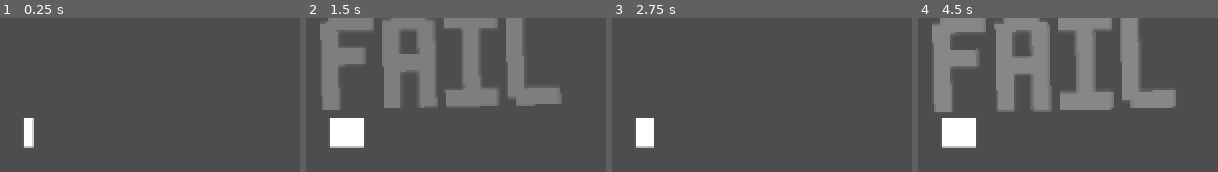
Above: before the commit, frames 1-4 (left to right).
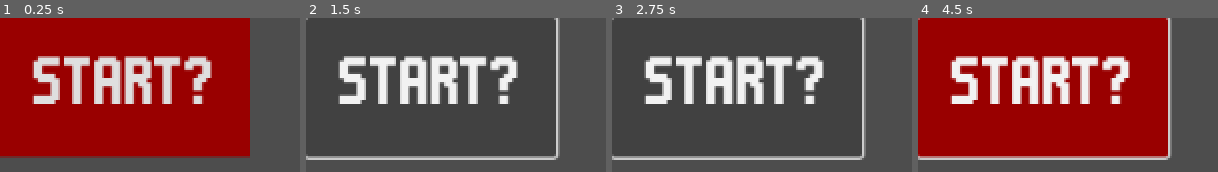
Above: after the commit, the same moments.

Repository: LiranDat/Spitandspell
Game: Godot game, scene res://scenes/main/main.tscn
The game is run twice, just before and just after one commit, with the same random seed, the same clock (stepped at 60 frames per second) and the same inputs.
Inputs (mouse positions are in pixels of both pictures, inside the frame that each line leads up to):
- Up to frame 1 (0.25 s): no input
- Up to frame 2 (1.5 s): click (432, 87) at 0.5 s, where only the run after the commit has a clickable "START?"; click (432, 87) at 1.25 s, where only the run after the commit has a clickable "START?"
- Up to frame 3 (2.75 s): click (738, 87) at 2 s, where only the run after the commit has a clickable "START?"
- Up to frame 4 (4.5 s): tap Enter at 2.75 s; move the mouse to (outside the picture) at 2.77 s; click (outside the picture) at 2.92 s; tap Space at 3.5 s; move the mouse to (outside the picture) at 3.52 s; click (outside the picture) at 3.67 s; move the mouse to (outside the picture) at 4.27 s; click (outside the picture) at 4.42 s

The runs differ from the first frame. In frame 1, 76% of the frame differs, in the area x 0-84%, y 0-91%; in frame 2, 35%; in frame 3, 16%; in frame 4, 78%, in the area x 0-86%, y 0-93%.
Error before the commit: Invalid access of index '0' on a base object of type: 'PackedStringArray'. (res://scenes/lyrics/lyrics.gd:20)

Commit message:
button und ganz viel zeug

Diff:
--- /dev/null
+++ b/scenes/fire/fire.gd
@@ -0,0 +1,9 @@
+extends TextureRect
+
+var timer = 1
+
+func _process(delta: float) -> void:
+	timer -= delta
+	self.modulate.a = timer
+	if timer < 0:
+		self.queue_free()
--- /dev/null
+++ b/scenes/fire/fire.tscn
@@ -0,0 +1,10 @@
+[gd_scene load_steps=3 format=3 uid="uid://im1as87sa4mh"]
+
+[ext_resource type="Texture2D" uid="uid://d3eeaxsrdt2pa" path="res://textures/fire.png" id="1_q881c"]
+[ext_resource type="Script" uid="uid://dv3j0t5415q61" path="res://scenes/fire/fire.gd" id="2_86rjs"]
+
+[node name="fire" type="TextureRect"]
+offset_right = 1152.0
+offset_bottom = 648.0
+texture = ExtResource("1_q881c")
+script = ExtResource("2_86rjs")
--- a/scenes/lyrics/lyrics.gd
+++ b/scenes/lyrics/lyrics.gd
@@ -8,10 +8,11 @@
 var past_word
 var new_score
 var timer = 1
+var fire
 
 # Arrangement
-var words_per_round = 2
-var rounds_per_shop = 2
+var words_per_round = 4
+var rounds_per_shop = 3
 var word_count = 0
 var round_count = 0
 
@@ -22,6 +23,7 @@
 func _ready() -> void:
 	past_word = preload("res://scenes/past_word/past_word.tscn")
 	new_score = preload("res://scenes/new_score/new_score.tscn")
+	fire = preload("res://scenes/fire/fire.tscn")
 
 func score_letter(letter: String) -> int:
 	return abc[letter][0]
@@ -46,6 +48,11 @@
 		add_child(instance1)
 
 		total_sum += current_sum
+
+		if current_sum > 9:
+			$ooh.play()
+			add_child(fire.instantiate())
+
 
 	else:
 		var instance1 = new_score.instantiate()
--- a/scenes/lyrics/lyrics.tscn
+++ b/scenes/lyrics/lyrics.tscn
@@ -1,7 +1,8 @@
-[gd_scene load_steps=3 format=3 uid="uid://cafagrb0vw5pl"]
+[gd_scene load_steps=4 format=3 uid="uid://cafagrb0vw5pl"]
 
 [ext_resource type="Script" uid="uid://ddpr70s8jwaq5" path="res://scenes/lyrics/lyrics.gd" id="1_benk7"]
 [ext_resource type="FontFile" uid="uid://6ybbtdjigu8h" path="res://fonts/m6x11.ttf" id="1_s2xdx"]
+[ext_resource type="AudioStream" uid="uid://cq5daor6swjwj" path="res://sounds/ooh.wav" id="3_a3jdk"]
 
 [node name="lyrics" type="RichTextLabel"]
 anchors_preset = 15
@@ -33,3 +34,6 @@
 theme_override_fonts/normal_font = ExtResource("1_s2xdx")
 theme_override_font_sizes/normal_font_size = 50
 scroll_active = false
+
+[node name="ooh" type="AudioStreamPlayer2D" parent="."]
+stream = ExtResource("3_a3jdk")
--- a/scenes/main/main.gd
+++ b/scenes/main/main.gd
@@ -34,8 +34,12 @@
 # Szenen
 var lyrics = preload("res://scenes/lyrics/lyrics.tscn")
 var shop = preload("res://shop.tscn")
+var start_button = preload("res://scenes/start_button/start_button.tscn")
 
 func _ready() -> void:
+	add_child(start_button.instantiate())
+
+func start_lyrics():
 	add_child(lyrics.instantiate())
 
 func start_shop():
--- /dev/null
+++ b/scenes/start_button/start_button.gd
@@ -0,0 +1,14 @@
+extends Button
+
+var timer = 0
+
+func _process(delta: float) -> void:
+	timer += delta
+
+func sway(delta):
+	self.position.y = sin(timer)*6.0
+	rotation = cos(timer*.3)*1.0/PI
+	timer+=delta
+
+func _button_pressed():
+	get_parent().start_lyrics()
--- /dev/null
+++ b/scenes/start_button/start_button.tscn
@@ -0,0 +1,21 @@
+[gd_scene load_steps=4 format=3 uid="uid://ieudgb5wt3tg"]
+
+[ext_resource type="FontFile" uid="uid://6ybbtdjigu8h" path="res://fonts/m6x11.ttf" id="1_vji3x"]
+[ext_resource type="Script" uid="uid://bqfpcdeojmriu" path="res://scenes/start_button/start_button.gd" id="2_50c52"]
+
+[sub_resource type="StyleBoxFlat" id="StyleBoxFlat_vji3x"]
+bg_color = Color(0.6, 0, 0, 1)
+
+[node name="start_button" type="Button"]
+anchors_preset = 15
+anchor_right = 1.0
+anchor_bottom = 1.0
+offset_right = -972.0
+offset_bottom = -548.0
+grow_horizontal = 2
+grow_vertical = 2
+theme_override_fonts/font = ExtResource("1_vji3x")
+theme_override_font_sizes/font_size = 50
+theme_override_styles/normal = SubResource("StyleBoxFlat_vji3x")
+text = "START?"
+script = ExtResource("2_50c52")
Not shown, added: scenes/fire/fire.gd.uid
Not shown, added: scenes/start_button/start_button.gd.uid
Not shown, added: sounds/ooh.wav.import
Binary file added: textures/fire.png
Not shown, added: textures/fire.png.import
Not shown, added: sounds/ooh.wav
